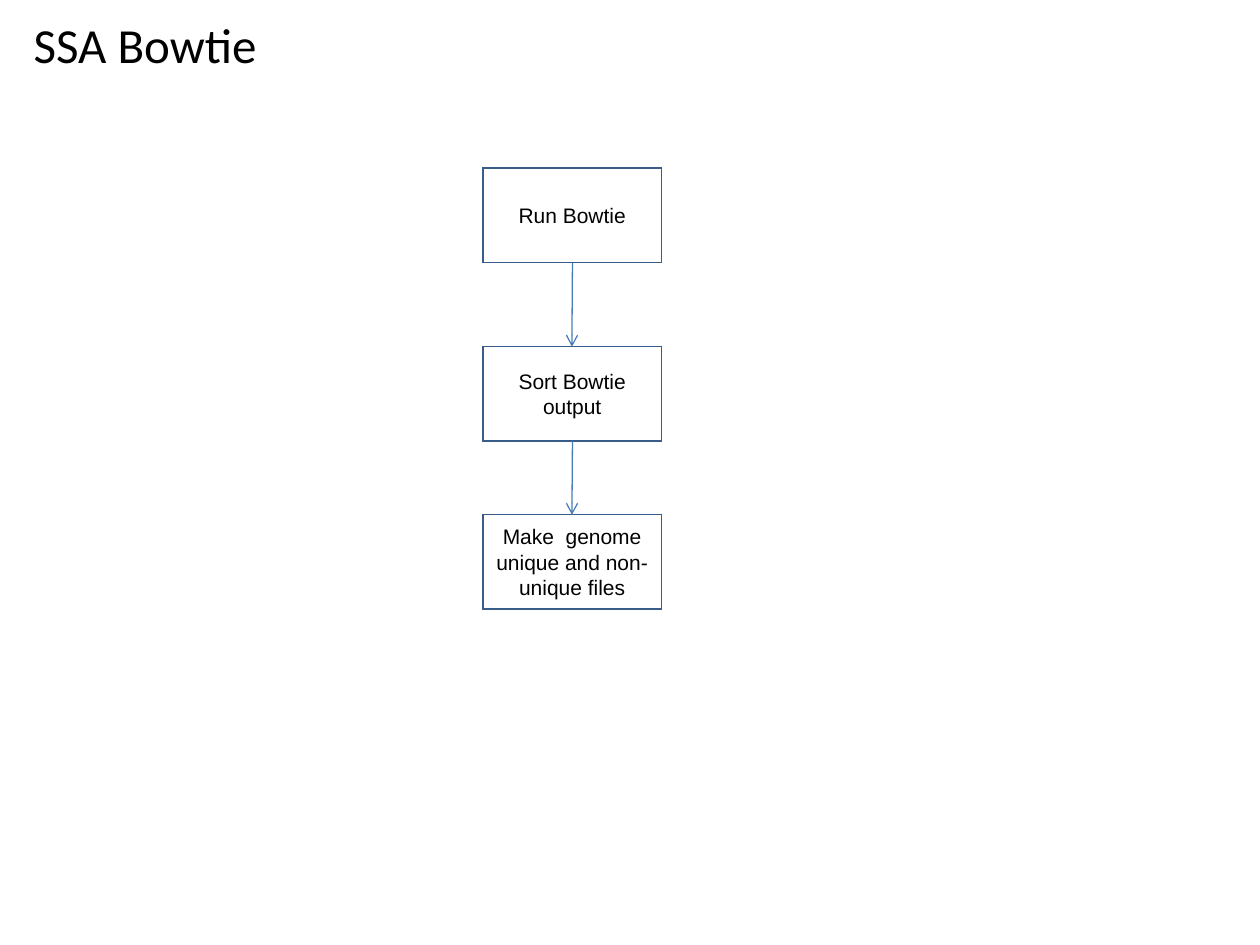
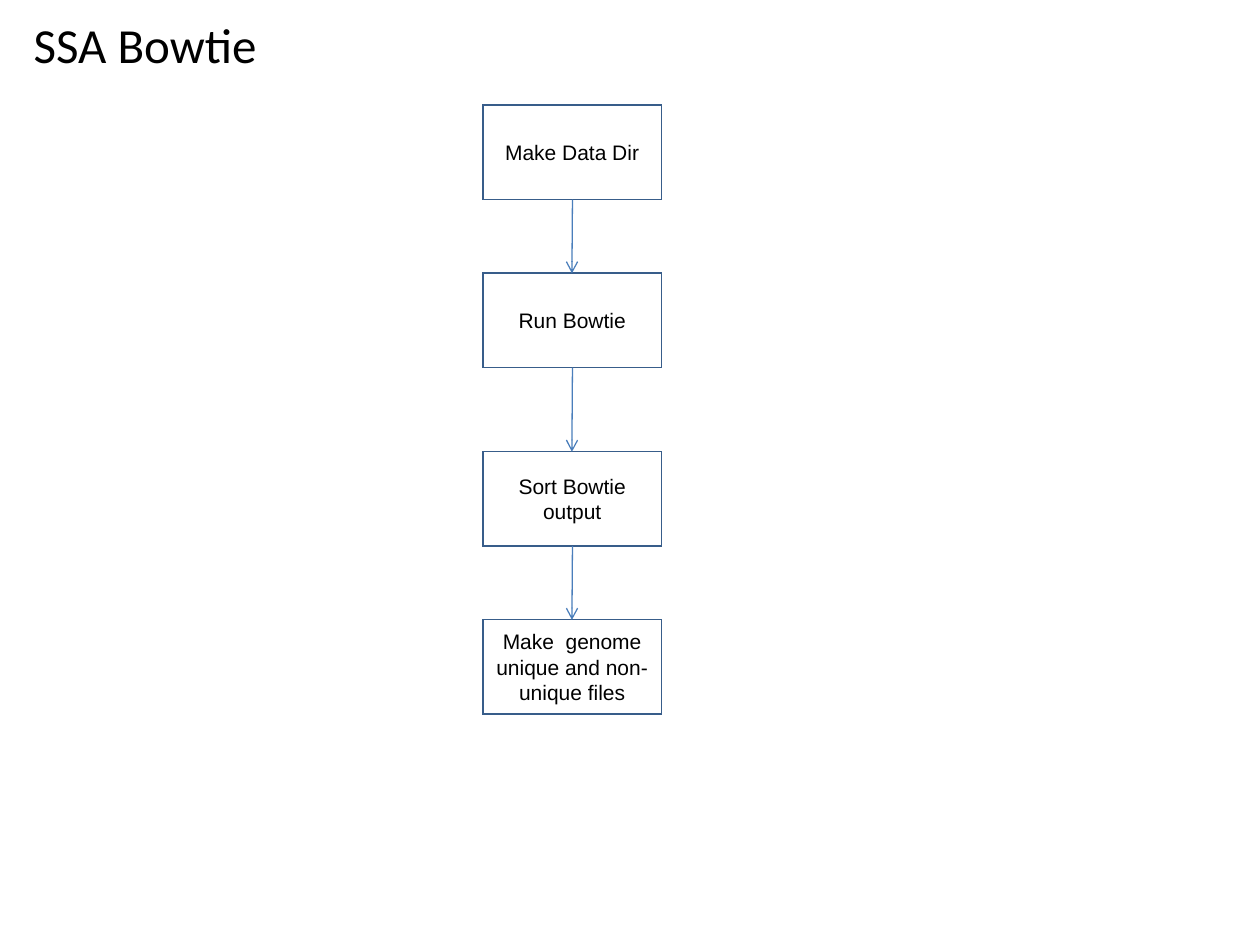
Before and after one commit to VEuPathDB/ApiCommonWorkflow, a slide deck: slide 52 of Main/doc/IntegratedWorkflow.ppt. Drawn at 1260x945 pixels with LibreOffice and Linux fonts; fonts in the diff are those of the drawing. Boxes give left, top, right and bottom in pixels: in the first picture for what was removed or moved away, otherwise in the second. Text is boxed around its words. In the diff, an @@ line names an element or a change of style, - is before the commit and + after.

Commit message:
add makeDataDir to ssaBowtie

```diff
--- a/Main/doc/IntegratedWorkflow.ppt
+++ b/Main/doc/IntegratedWorkflow.ppt
@@ rectangle added at bbox=[483, 105, 662, 199], outline #385D8A 0.99 pt, 12 pt, text #000000 @@
+Make Data Dir
@@ arrow moved from (572, 262) - (572, 346) to (572, 200) - (572, 273) @@
@@ arrow moved from (572, 441) - (572, 515) to (572, 368) - (572, 452) @@
@@ arrow added from (572, 547) to (572, 620), #4A7EBB 0.74 pt @@
@@ 3 rectangles: place and size @@
-3 rectangles at bbox=[483, 168, 662, 609]
+3 rectangles at bbox=[483, 273, 662, 714]
```
Also in this commit, not shown: 2 other slides changed.
